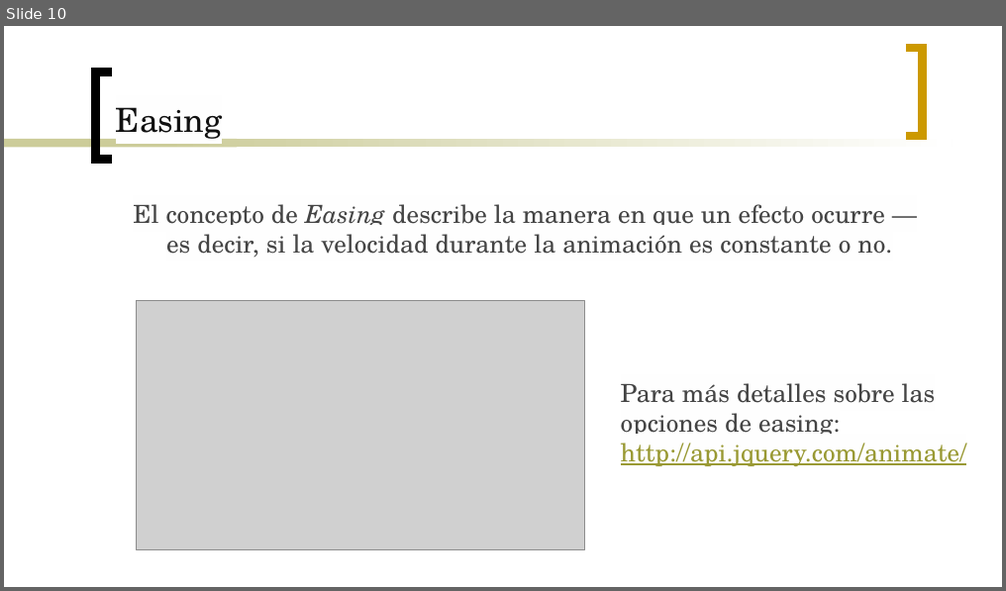
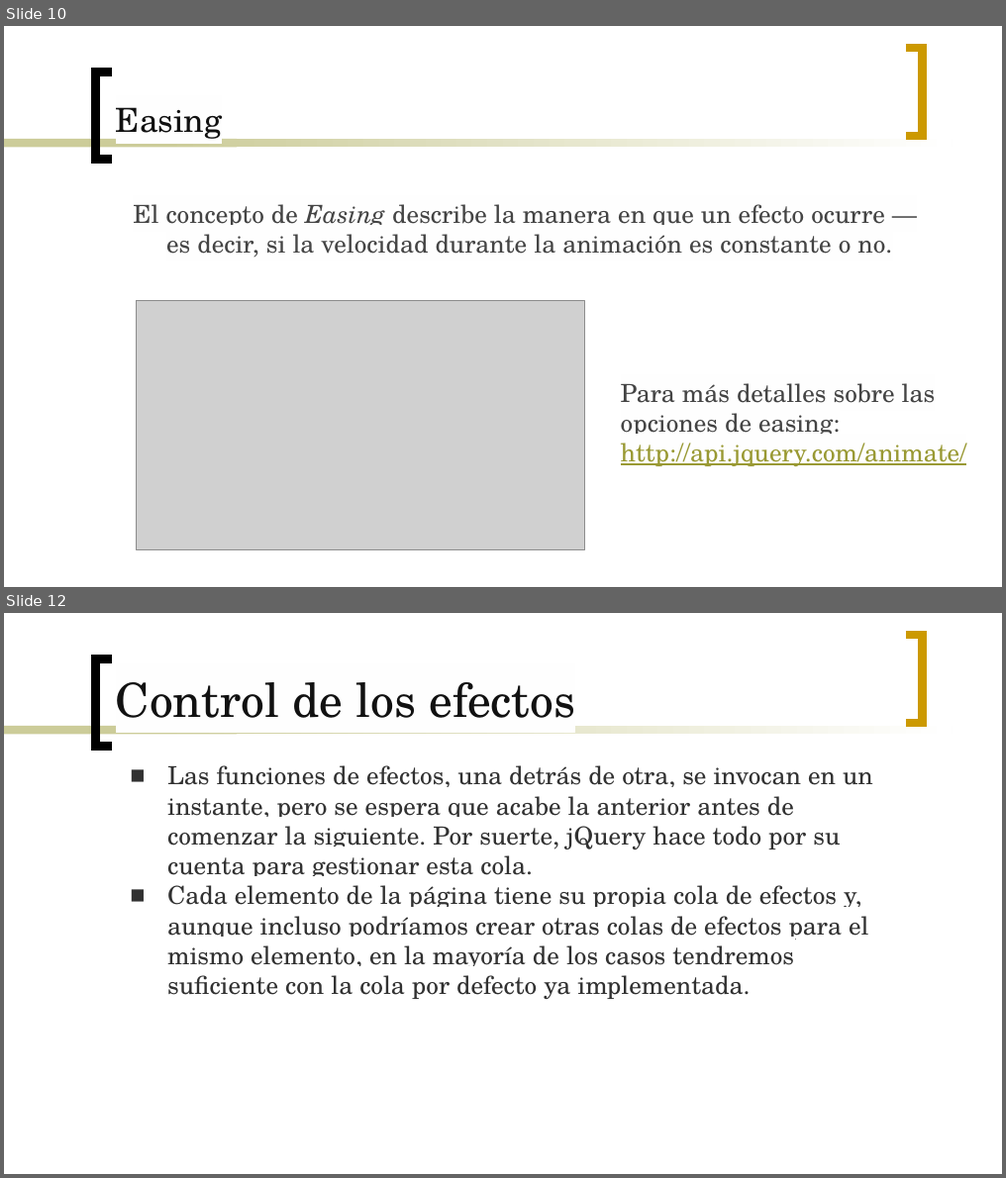
Before and after one commit to Gmuela/Apuntes, a slide deck: Interfaces/Temas/U8.3 - Efectos jQuery.pptx. Shown one above the other, each under a label of ours: slide 10 before the commit, slides 10 and 12 after it; the slides between them are not shown. The pictures are 1006x591 and 1006x1178 pixels, drawn with LibreOffice and Linux fonts; fonts in the diff are those of the drawing; grey boxes stand for pictures. Boxes give left, top, right and bottom in pixels: in the first picture for what was removed or moved away, otherwise in the second. Text is boxed around its words. In the diff, an @@ line names an element or a change of style, - is before the commit and + after.

```diff
--- a/Interfaces/Temas/U8.3 - Efectos jQuery.pptx
+++ b/Interfaces/Temas/U8.3 - Efectos jQuery.pptx
@@ slide 12 added at (4, 613, 1002, 1174), background #FFFFFF; not listed: 4 template elements that a slide beside it also shows @@
@@ title added at (116, 682, 576, 731), 34 pt, text #111111 @@
+Control de los efectos
@@ text added at (167, 765, 873, 999), 18 pt, text #313131 @@
+■ Las funciones de efectos, una detrás de otra, se invocan en un instante, pero se espera que acabe la anterior antes de comenzar la siguiente. Por suerte, jQuery hace todo por su cuenta para gestionar esta cola.
+■ Cada elemento de la página tiene su propia cola de efectos y, aunque incluso podríamos crear otras colas de efectos para el mismo elemento, en la mayoría de los casos tendremos suficiente con la cola por defecto ya implementada.
```
Also in this commit, not shown: 1 slide changed, 4 other slides added, 1 other file.
